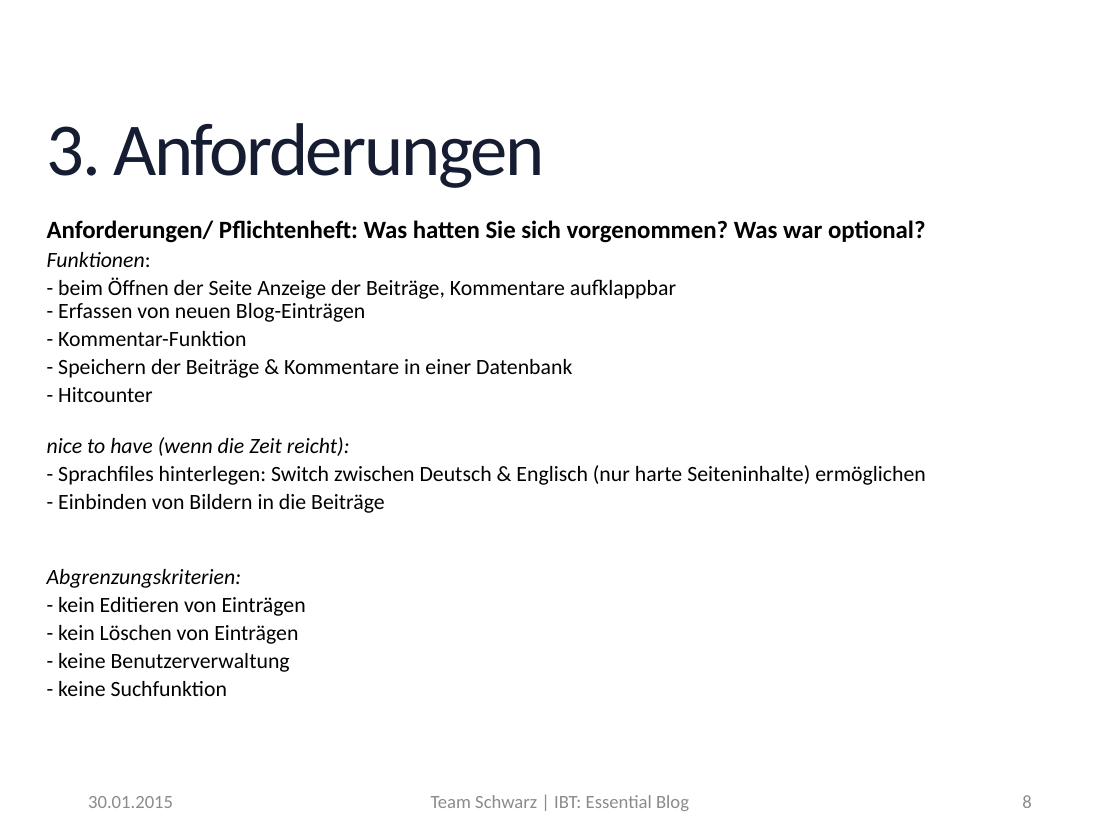
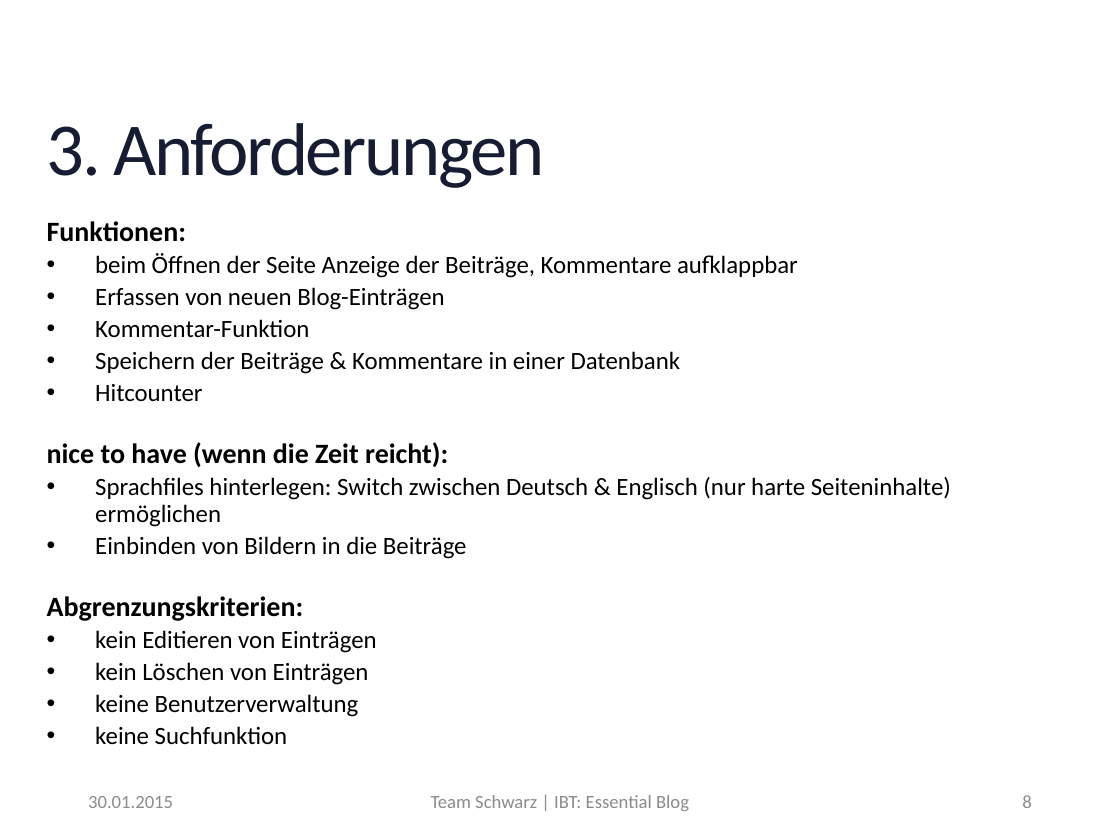
Before and after one commit to MrXXX92/EssentialBlog, a slide deck: slide 8 of Notizen/Präsentation_EssentialBlog.pptx. Drawn at 1120x840 pixels with LibreOffice and Linux fonts; fonts in the diff are those of the drawing; background and template pictures are left out. Boxes give left, top, right and bottom in pixels: in the first picture for what was removed or moved away, otherwise in the second. Text is boxed around its words. In the diff, an @@ line names an element or a change of style, - is before the commit and + after.

Commit message:
Team, Thema und Anforderungen in die Präsi

```diff
--- a/Notizen/Präsentation_EssentialBlog.pptx
+++ b/Notizen/Präsentation_EssentialBlog.pptx
@@ text at [47, 220, 926, 243]: paragraph removed @@
-Anforderungen/ Pflichtenheft: Was hatten Sie sich vorgenommen? Was war optional?
@@ text at [47, 221, 448, 621]: size 14 to 18 pt, bold on, italic off in "Funktionen:", "nice to have (wenn die Zeit reicht):", "Abgrenzungskriterien:" @@
@@ text at [95, 253, 798, 401]: text changed; size 14 to 16 pt @@
-- beim Öffnen der Seite Anzeige der Beiträge, Kommentare aufklappbar
-- Erfassen von neuen Blog-Einträgen
-- Kommentar-Funktion
-- Speichern der Beiträge & Kommentare in einer Datenbank
-- Hitcounter
+• beim Öffnen der Seite Anzeige der Beiträge, Kommentare aufklappbar
+• Erfassen von neuen Blog-Einträgen
+• Kommentar-Funktion
+• Speichern der Beiträge & Kommentare in einer Datenbank
+• Hitcounter
@@ text at [95, 477, 951, 559]: text changed; size 14 to 16 pt @@
-- Sprachfiles hinterlegen: Switch zwischen Deutsch & Englisch (nur harte Seiteninhalte) ermöglichen
-- Einbinden von Bildern in die Beiträge
+• Sprachfiles hinterlegen: Switch zwischen Deutsch & Englisch (nur harte Seiteninhalte) ermöglichen
+• Einbinden von Bildern in die Beiträge
@@ text at [95, 630, 377, 745]: text changed; size 14 to 16 pt @@
-- kein Editieren von Einträgen
-- kein Löschen von Einträgen
-- keine Benutzerverwaltung
-- keine Suchfunktion
+• kein Editieren von Einträgen
+• kein Löschen von Einträgen
+• keine Benutzerverwaltung
+• keine Suchfunktion
```
Also in this commit, not shown: 4 other slides changed.
